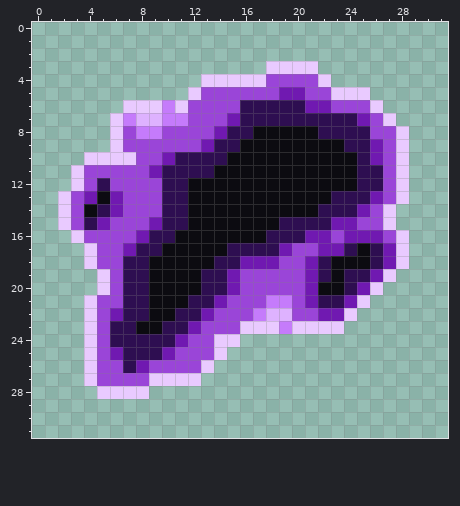
Pixel-art sprite -- assets/non-animations/mote.png. The picture above was drawn from the file before the commit.
The file is 32x32 pixels.
After:
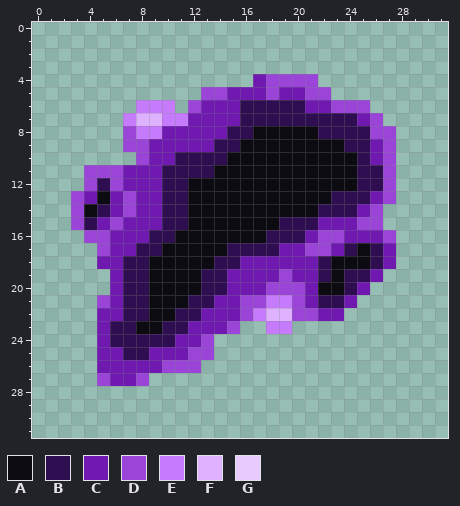
Palette (. is transparent): A #0c0b11  B #2e0e51  C #7019b1  D #9a45d8  E #c57bfb  F #deb2ff  G #e9caff
Diff:
Colour B becomes colour C in row 15 at x 22; in row 25 at x 9; in row 26 at x 7.
Colour D becomes colour C in row 5 at x 15 to 17; in row 6 at x 13 to 15; in row 7 at x 12 to 14; in row 8 at x 10 to 13; in row 9 at x 9 to 12; in row 10 at x 9.
Colour D becomes colour C in row 11 at x 7 to 8; in row 12 at x 7 to 9; in rows 13 to 14 at x 8 to 9; in row 15 at x 7 to 8; in row 16 at x 6 to 7; in row 17 at x 6 and 20.
Colour D becomes colour C in row 18 at x 5 to 6 and 19 to 20; in row 19 at x 6, 16 to 18 and 20; in row 20 at x 6 and 16 to 17; in row 21 at x 6 and 15; in row 22 at x 5 and 14 to 15; in row 23 at x 5 and 13 to 14.
Colour D becomes colour C in row 24 at x 5 and 12; in row 25 at x 5 and 11; in row 26 at x 5 to 6 and 9; in row 27 at x 6 to 7.
Colour G becomes colour C in row 4 at x 17.
Colour C becomes colour D in rows 16 to 17 at x 22.
Colour G becomes colour E in row 6 at x 8 to 9; in row 23 at x 18.
Colour G is gone in row 3 at x 18 to 21; in row 4 at x 13 to 16 and 22; in row 5 at x 12 and 23 to 25; in row 6 at x 7, 11 and 26; in row 7 at x 6 and 27; in rows 8 to 9 at x 6 and 28.
Colour G is gone in row 10 at x 4 to 7 and 28; in rows 11 to 12 at x 3 and 28; in row 13 at x 2 and 28; in rows 14 to 15 at x 2 and 27; in row 16 at x 3 and 28; in rows 17 to 18 at x 4 and 28.
Colour G is gone in row 19 at x 5 and 27; in row 20 at x 5 and 26; in row 21 at x 4 and 25; in row 22 at x 4 and 24; in row 23 at x 4, 16 to 17 and 20 to 23; in row 24 at x 4 and 14 to 15.
Colour G is gone in row 25 at x 4 and 14; in row 26 at x 4 and 13; in row 27 at x 4 and 9 to 12; in row 28 at x 5 to 8.
Where, in picture pixels (left, top, right, bottom), the same in both pictures:
changed: (58, 61, 409, 399)
